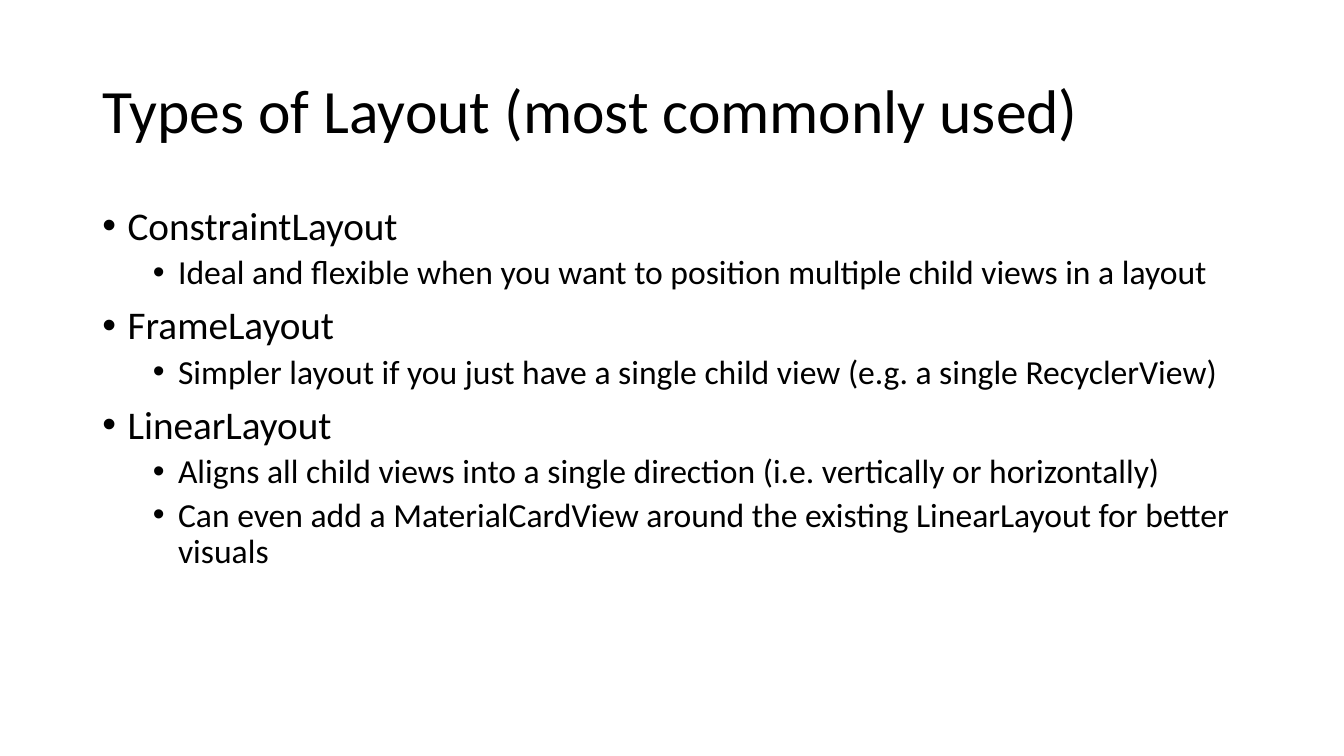
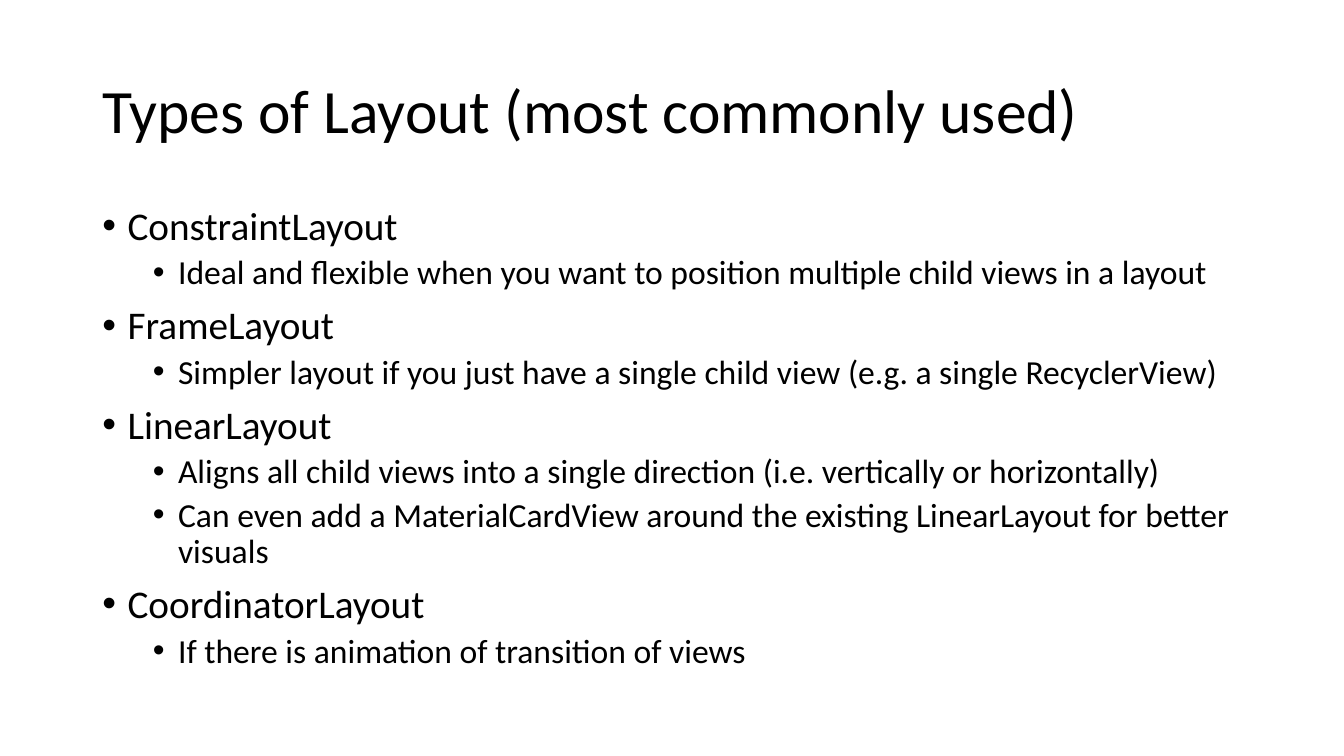
Before and after one commit to joellecorliss/Associate-Android-Developer, a slide deck: slide 44 of Android Basics in Kotlin.pptx (slide 41 before the commit). Drawn at 1344x756 pixels with LibreOffice and Linux fonts; fonts in the diff are those of the drawing. Boxes give left, top, right and bottom in pixels: in the first picture for what was removed or moved away, otherwise in the second. Text is boxed around its words. In the diff, an @@ line names an element or a change of style, - is before the commit and + after.

```diff
--- a/Android Basics in Kotlin.pptx
+++ b/Android Basics in Kotlin.pptx
@@ text at <box>128,590,745,664</box>: paragraphs added @@
+• CoordinatorLayout
+  • If there is animation of transition of views
```
Also in this commit, not shown: 4 other slides changed, 14 slides added, 5 other files.
